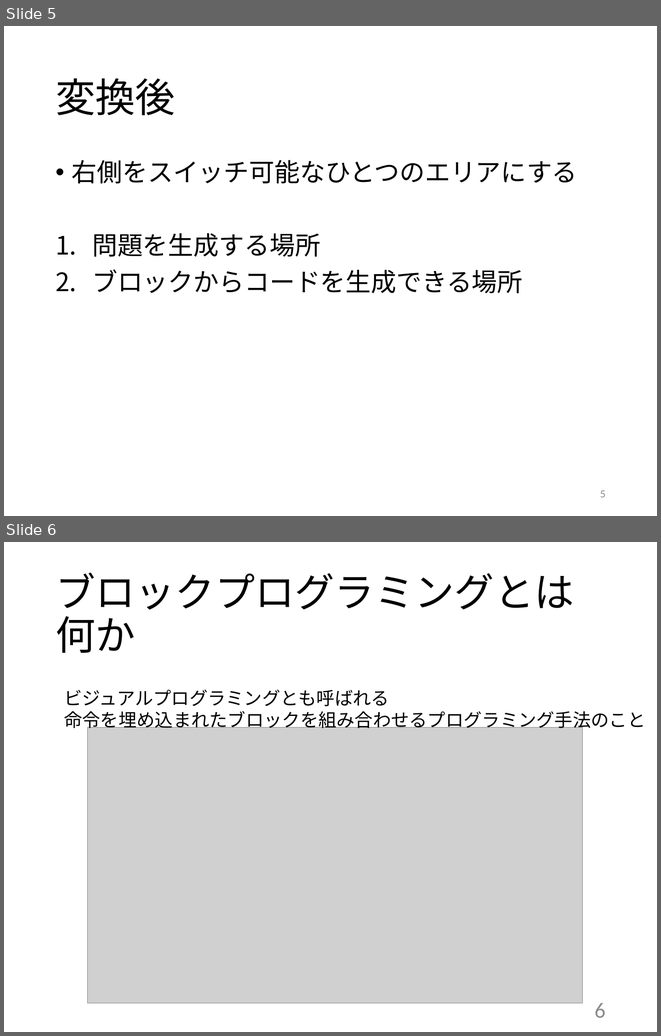
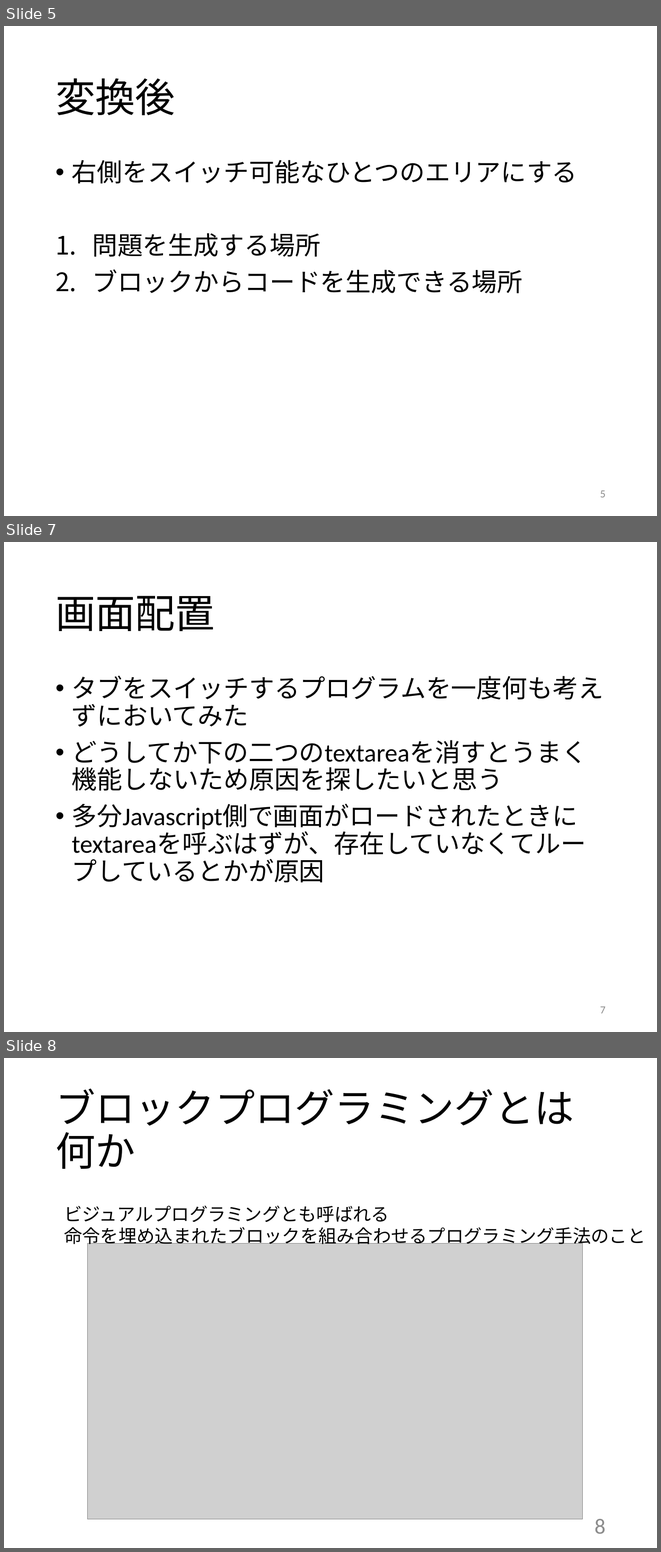
Before and after one commit to kait-takanolab/1821121-shimaoka-thesis, a slide deck: 1821121_shimaoka_sotsuken.pptx. Shown one above the other, each under a label of ours: slides 5 and 6 before the commit, slides 5, 7 and 8 after it; the slides between them are not shown. The pictures are 661x1036 and 661x1552 pixels, drawn with LibreOffice and Linux fonts; fonts in the diff are those of the drawing; grey boxes stand for pictures. Boxes give left, top, right and bottom in pixels: in the first picture for what was removed or moved away, otherwise in the second. Text is boxed around its words. In the diff, an @@ line names an element or a change of style, - is before the commit and + after.

```diff
--- a/1821121_shimaoka_sotsuken.pptx
+++ b/1821121_shimaoka_sotsuken.pptx
@@ slide 7 added at (4,542,657,1032), background #FFFFFF @@
@@ title added at (55,596,215,631), 44 pt, text #000000 @@
+画面配置
@@ text added at (72,676,603,882), 28 pt, text #000000 @@
+• タブをスイッチするプログラムを一度何も考えずにおいてみた
+• どうしてか下の二つのtextareaを消すとうまく機能しないため原因を探したいと思う
+• 多分Javascript側で画面がロードされたときにtextareaを呼ぶはずが、存在していなくてループしているとかが原因
@@ page number added at (600,1006,606,1013), 12 pt, text #8C8C8C @@
+7
@@ what was slide 6 is now slide 8 @@
@@ page number at (594,1519,606,1533): text changed @@
-6
+8
```
Also in this commit, not shown: 1 other slide added.
